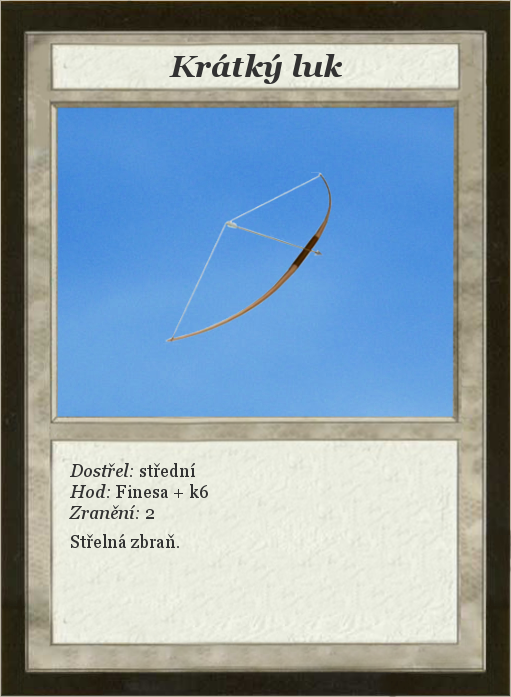
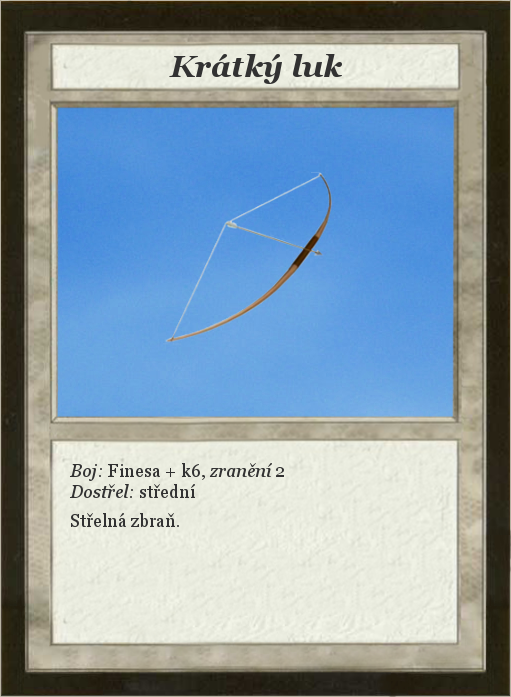
Two versions of the same layered image (511×697). Layer-by-layer changes:
renamed "Dostřel: střední ..." to "Boj: Finesa + k6, zranění 2 ...", painted on it over 69, 463, 284, 548
